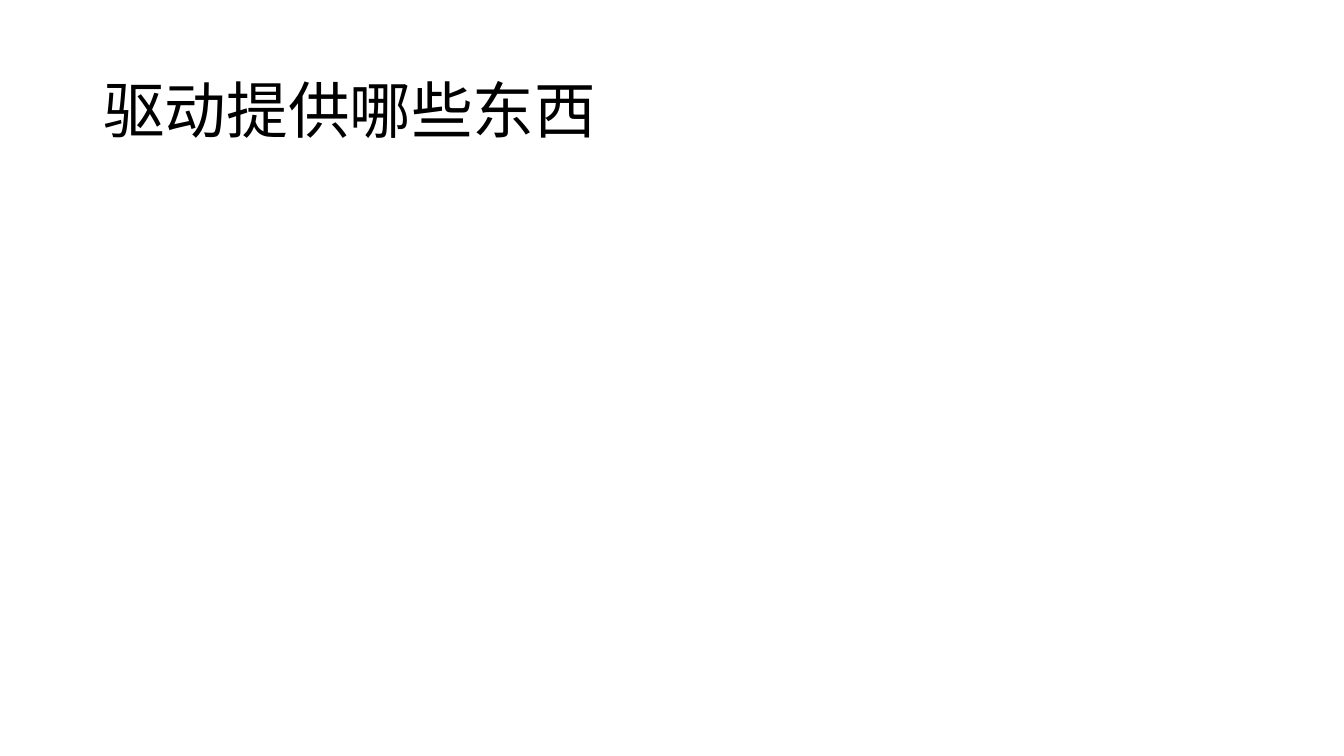
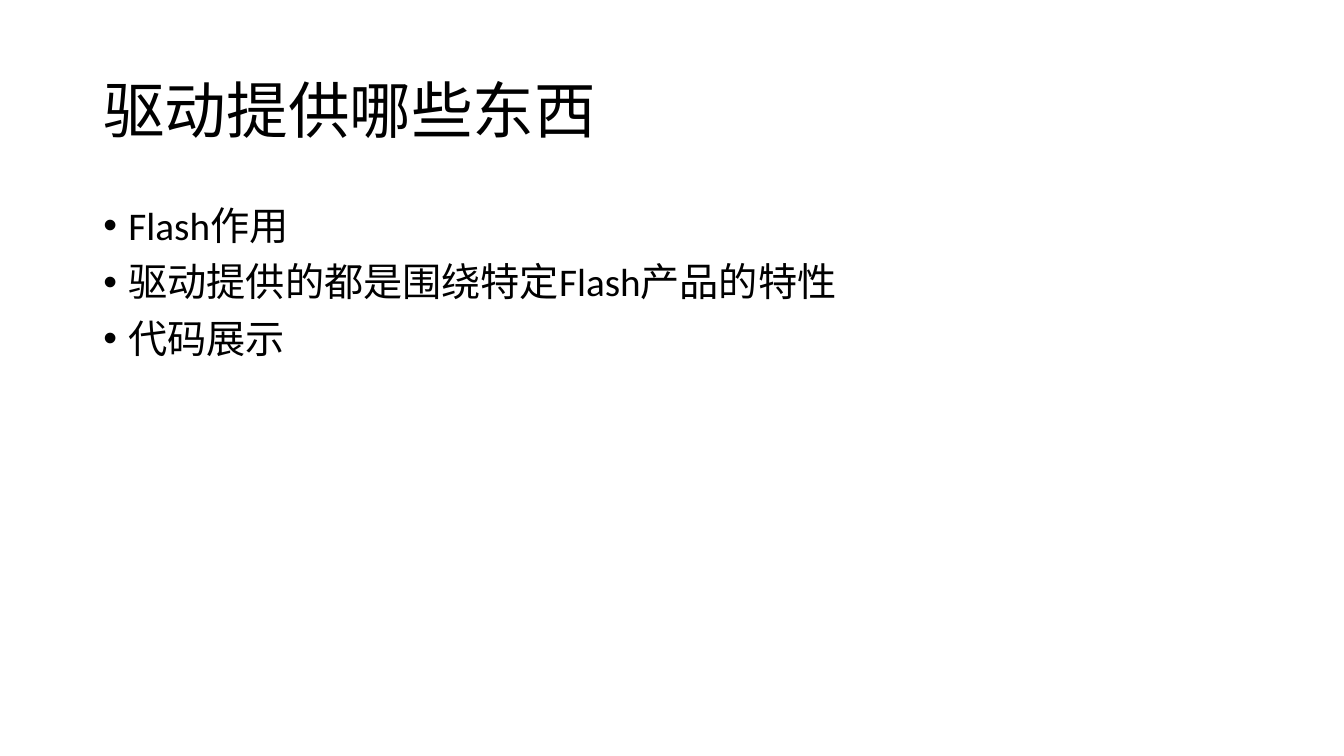
Before and after one commit to whitebkues1/ppt, a slide deck: slide 6 of xianzheng.pptx (slide 5 before the commit). Drawn at 1344x756 pixels with LibreOffice and Linux fonts; fonts in the diff are those of the drawing. Boxes give left, top, right and bottom in pixels: in the first picture for what was removed or moved away, otherwise in the second. Text is boxed around its words. In the diff, an @@ line names an element or a change of style, - is before the commit and + after.

```diff
--- a/xianzheng.pptx
+++ b/xianzheng.pptx
@@ text added at [128, 207, 836, 356], 28 pt, text #000000 @@
+• Flash作用
+• 驱动提供的都是围绕特定Flash产品的特性
+• 代码展示
```
Also in this commit, not shown: 12 other slides changed, 5 slides added, 4 slides removed, 12 other files.
